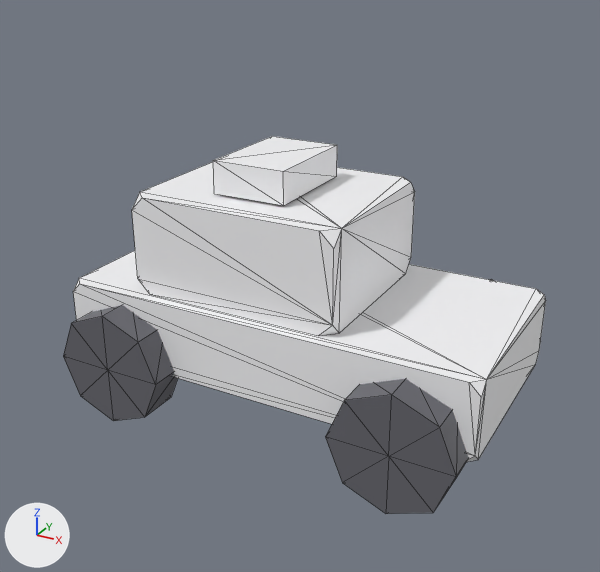
One commit to the glTF model public/studio/v2.15.0/d_policecar/model.glb: the scene before it, then after it.
Both versions are drawn from a camera (50 mm lens) standing at (3.39, -6.29, 3.49) and looking at (0.03, -0.17, 0.43). Lighting does not change. The marker at lower left points along +X, +Y and +Z. The picture after the commit comes second. Mesh edges are drawn as thin lines. Where no turn or scale is listed for an object, it has been applied to the vertices.

Objects in the first picture: 'part0', 'part1', 'part2', 'part4', 'part6'.
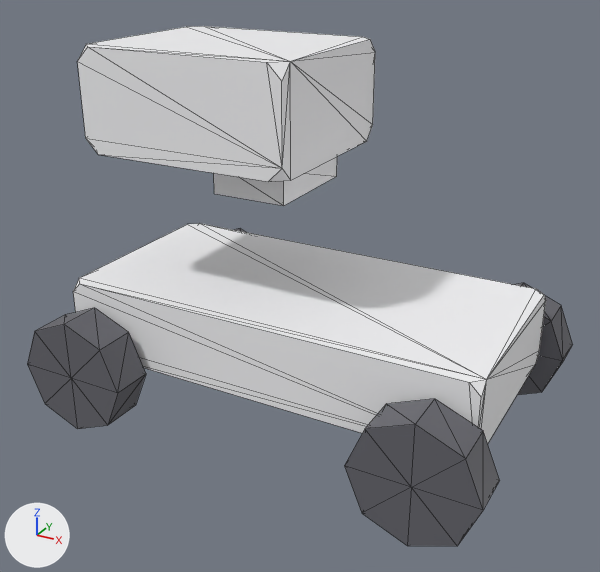
Scene script edits in JSON lines:
```json
{"block": "me_geometry_1", "where": "# used by ob_part1; location = (0.0, 0.0, 0.0)"}
{"op": "remove", "block": "me_geometry_1", "code": "me_geometry_1.from_pydata(...)  # 24 vertices, 44 faces; spans x -1.3..0.7, y -0.85..0.85, z 0.36..1.28"}
{"op": "add", "block": "me_geometry_1", "code": "me_geometry_1.from_pydata(...)  # 24 vertices, 44 faces; spans x -1.76..0.24, y -0.85..0.85, z 1.61..2.53"}
{"block": "me_geometry_1", "change": "me_geometry_1 part 1: the whole mesh is moved by (-0.46, 0.0, 1.25)"}
{"block": "me_geometry_3", "where": "# used by ob_part3; location = (0.0, 0.0, 0.0)"}
{"op": "remove", "block": "me_geometry_3", "code": "me_geometry_3.from_pydata(...)  # 18 vertices, 32 faces; spans x 0.85..1.95, y 0.85..1.25, z -0.85..0.25"}
{"op": "add", "block": "me_geometry_3", "code": "me_geometry_3.from_pydata(...)  # 18 vertices, 32 faces; spans x 1.12..2.22, y 1.053..1.453, z -0.908..0.192"}
{"block": "me_geometry_3", "change": "me_geometry_3 part 2: the whole mesh is moved by (0.27, 0.203, -0.058)"}
{"block": "me_geometry_4", "where": "# used by ob_part4; location = (0.0, 0.0, 0.0)"}
{"op": "remove", "block": "me_geometry_4", "code": "me_geometry_4.from_pydata(...)  # 18 vertices, 32 faces; spans x 0.85..1.95, y -1.25..-0.85, z -0.85..0.25"}
{"op": "add", "block": "me_geometry_4", "code": "me_geometry_4.from_pydata(...)  # 18 vertices, 32 faces; spans x 1.12..2.22, y -1.453..-1.053, z -0.908..0.192"}
{"block": "me_geometry_4", "change": "me_geometry_4 part 3: the whole mesh is moved by (0.27, -0.203, -0.058)"}
{"block": "me_geometry_6", "where": "# used by ob_part6; location = (0.0, 0.0, 0.0)"}
{"op": "remove", "block": "me_geometry_6", "code": "me_geometry_6.from_pydata(...)  # 18 vertices, 32 faces; spans x -1.95..-0.85, y -1.25..-0.85, z -0.85..0.25"}
{"op": "add", "block": "me_geometry_6", "code": "me_geometry_6.from_pydata(...)  # 18 vertices, 32 faces; spans x -2.22..-1.12, y -1.453..-1.053, z -0.908..0.192"}
{"block": "me_geometry_6", "change": "me_geometry_6 part 4: the whole mesh is moved by (-0.27, -0.203, -0.058)"}
```

Pixel boxes [x1, y1, x2, y2] of what changed, in the pictures (600 x 572 px):
```json
{"object": "part1", "change": "moved", "before": [132, 162, 415, 336], "after": [78, 26, 375, 182]}
{"object": "part4", "change": "moved", "before": [326, 379, 469, 514], "after": [345, 399, 499, 546]}
{"object": "part6", "change": "moved", "before": [63, 305, 178, 421], "after": [27, 308, 146, 429]}
{"object": "part3", "change": "moved", "after": [514, 283, 573, 395], "on screen": "not visible before"}
```
